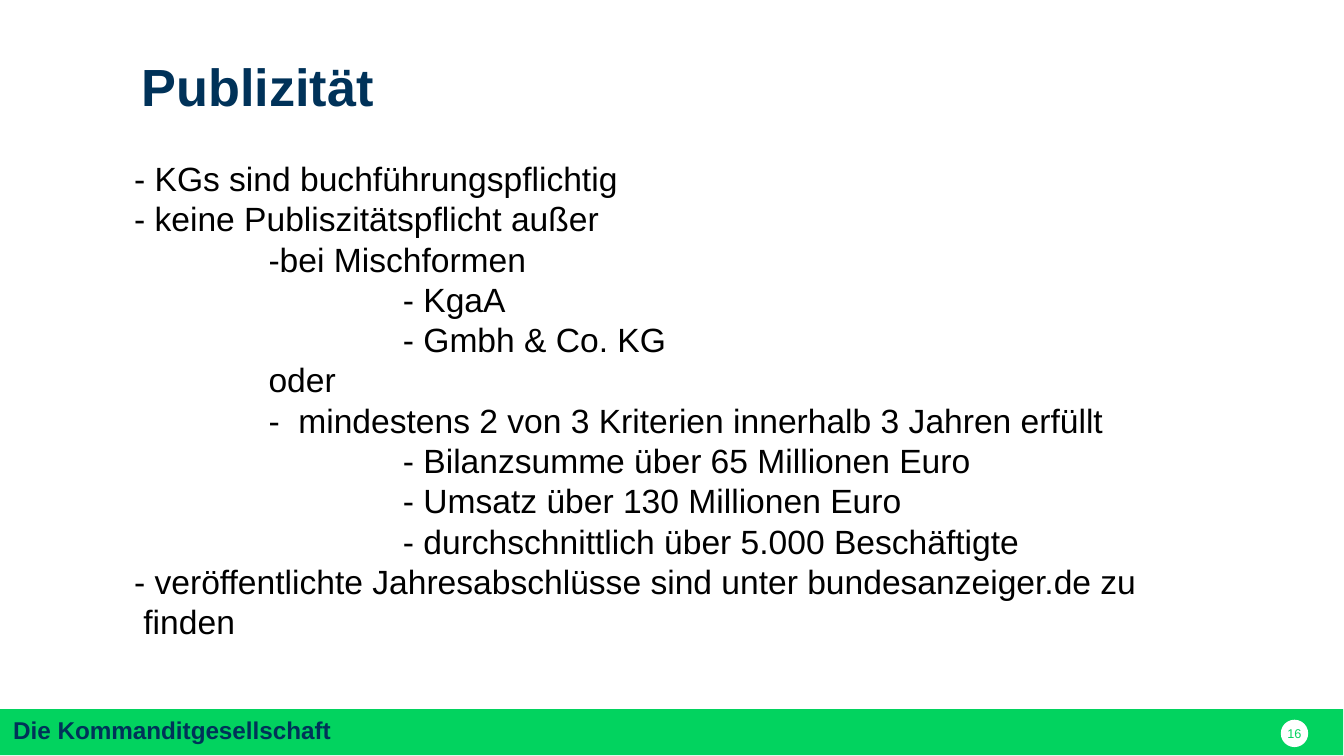
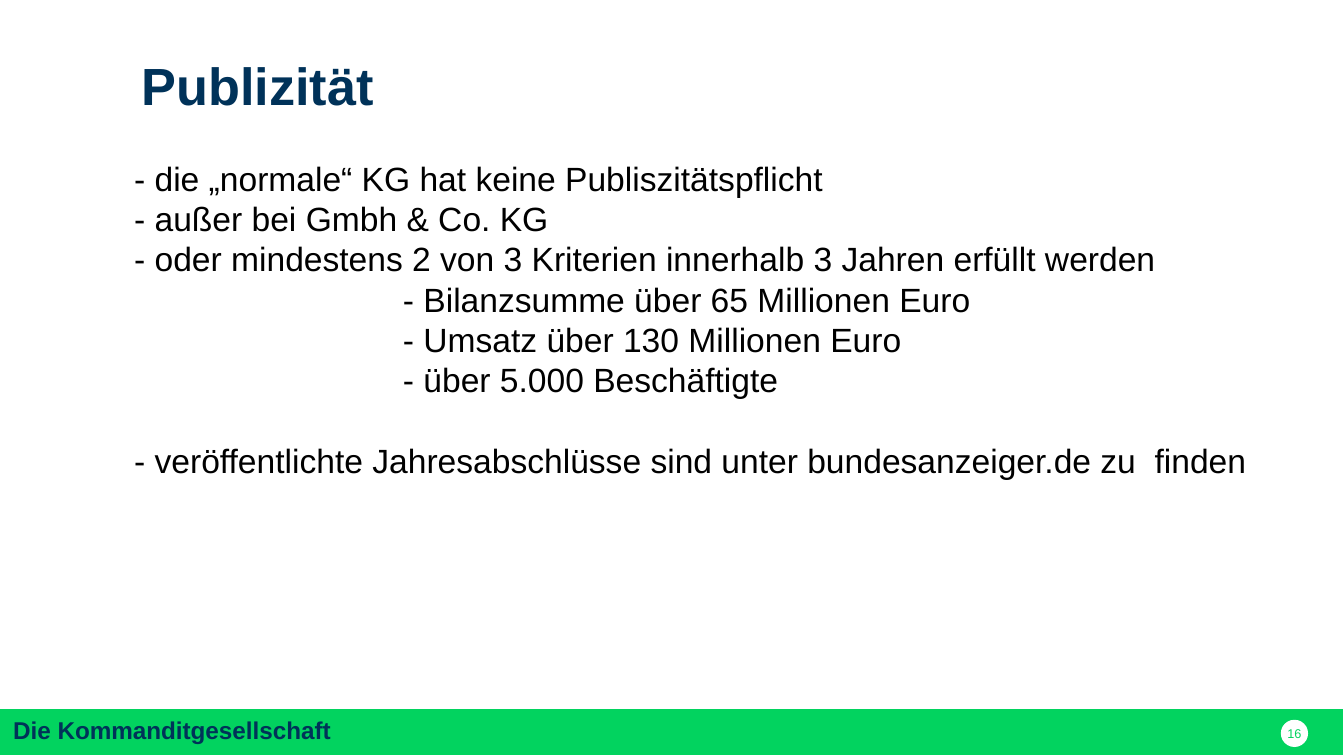
Before and after one commit to nodeg/exercises, a slide deck: slide 16 of FINAL_Referat_BWP_FINAL.pptx. Drawn at 1344x756 pixels with LibreOffice and Linux fonts; fonts in the diff are those of the drawing. Boxes give left, top, right and bottom in pixels: in the first picture for what was removed or moved away, otherwise in the second. Text is boxed around its words. In the diff, an @@ line names an element or a change of style, - is before the commit and + after.

Commit message:
final

```diff
--- a/FINAL_Referat_BWP_FINAL.pptx
+++ b/FINAL_Referat_BWP_FINAL.pptx
@@ text at bbox=[155, 166, 1155, 313]: text changed @@
-- KGs sind buchführungspflichtig
-- keine Publiszitätspflicht außer
--bei Mischformen
-- KgaA
-- Gmbh & Co. KG
-oder
-- mindestens 2 von 3 Kriterien innerhalb 3 Jahren erfüllt - Bilanzsumme über 65 Millionen Euro
+- die „normale“ KG hat keine Publiszitätspflicht
+- außer bei Gmbh & Co. KG
+- oder mindestens 2 von 3 Kriterien innerhalb 3 Jahren erfüllt werden
+- Bilanzsumme über 65 Millionen Euro
@@ text at bbox=[423, 367, 778, 399]: text changed @@
-- durchschnittlich über 5.000 Beschäftigte
+- über 5.000 Beschäftigte
```
Also in this commit, not shown: 15 other slides changed, 9 slides added, 5 slides removed.
